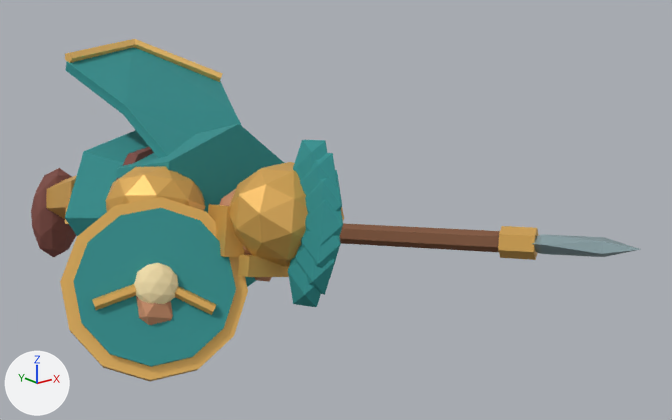
One commit to the Blender file art/blend/thekla.blend: the scene before it, then after it.
One viewpoint serves both versions: a 50 mm lens placed at (-1.804, -4.092, 1.389), pointed at (0.48, -1.238, 0.247). The axes (+X, +Y, +Z) are drawn at lower left. The lights are the same throughout. The older version comes first. Both versions are drawn at frame 15 of the action 'Cast • Shield arm'; the numbers are the values there.

The first picture shows 'Ash haft', 'Boot', 'Dyed cape', 'Forged leaf point', 'Forged pauldron', 'Helmet bowl', 'Hinged cheek plate', 'Pleated hem', 'Ribbed jerkin', 'Shield boss', 'Shield bronze rim', 'Shield dyed face' and 18 more.
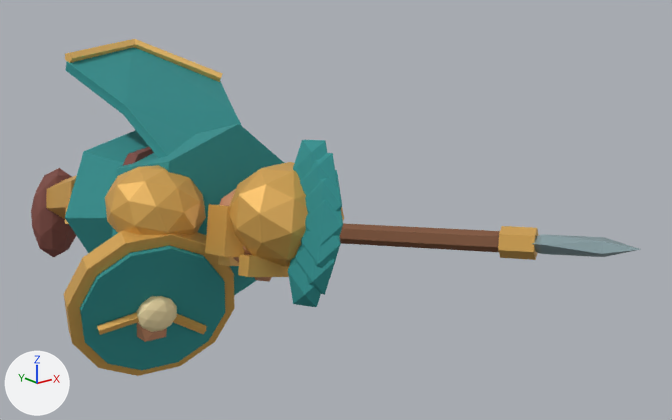
ob_shield_arm is not drawn itself; it is the parent of ob_forged_pauldron, ob_sleeve, ob_forearm, ob_guard_plate, ob_gripping_hand, ob_shield_bronze_rim, ob_shield_dyed_face, ob_shield_boss.

Where the change shows, as pixel boxes (x1, y1, x2, y2) in the pictures (672 x 420 px):
'Shield dyed face', turned: before (73, 208, 236, 367); after (80, 245, 225, 370)
'Shield bronze rim', turned: before (60, 197, 248, 381); after (64, 230, 235, 376)
'Forged pauldron', turned: before (106, 166, 205, 211); after (105, 165, 206, 235)
'Shield boss', turned: before (134, 263, 178, 304); after (136, 296, 177, 332)
'Gripping hand', turned: before (136, 296, 173, 325); after (137, 322, 167, 342)
'Shield wave inlay', turned: before (92, 284, 137, 310); after (97, 313, 139, 335)
'Shield wave inlay.001', turned: before (175, 286, 216, 315); after (173, 314, 206, 334)

Diff of the bpy script that builds the scene:
```diff
--- a/art/blend/thekla.blend.py
+++ b/art/blend/thekla.blend.py
@@ ob_shield_arm @@
 ob_shield_arm.location = (-0.265, -0.005, 0.34)
-ob_shield_arm.rotation_euler = (-1.82, -0.51, 0.0)  # degrees (-104, -29, 0)
+ob_shield_arm.rotation_euler = (-1.08, -0.22, 0.0)  # degrees (-62, -13, 0)
```
